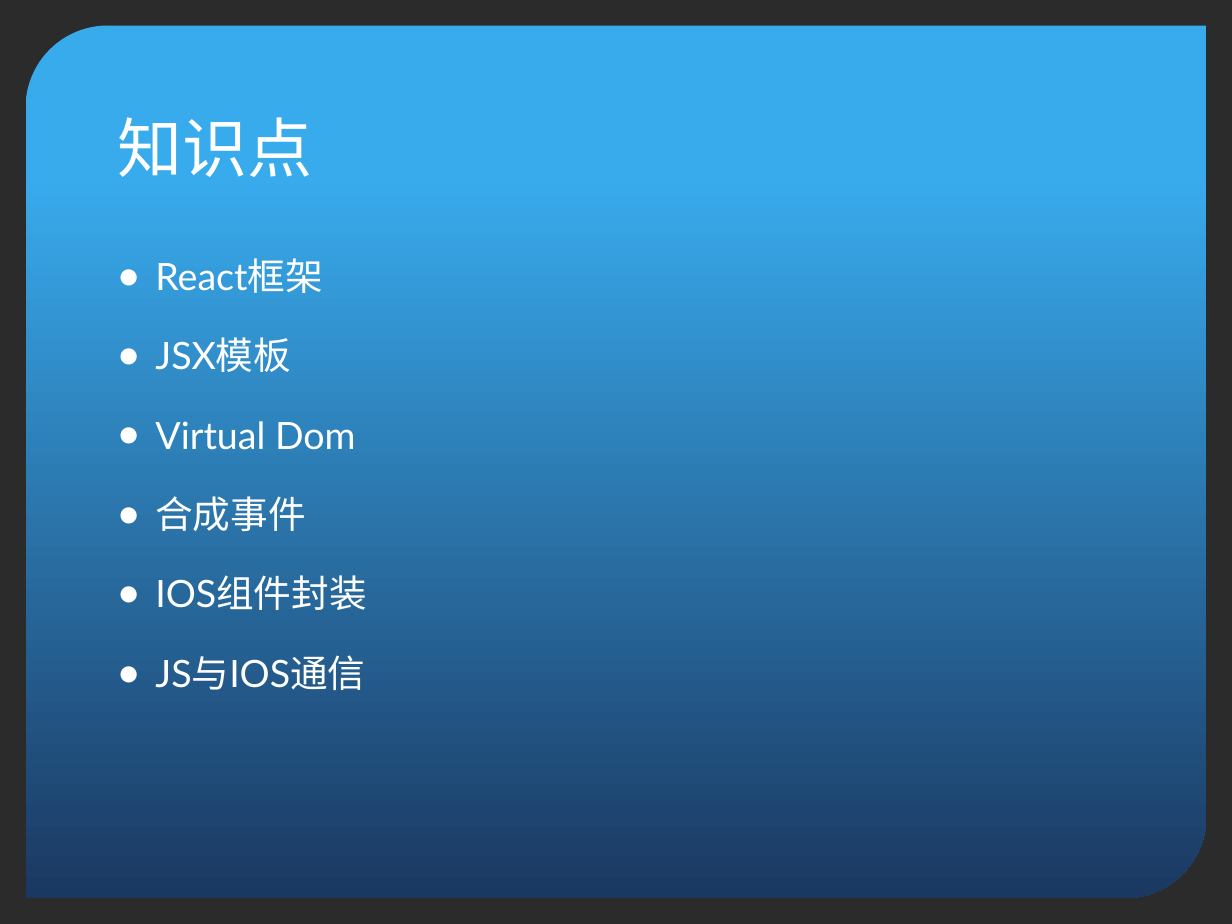
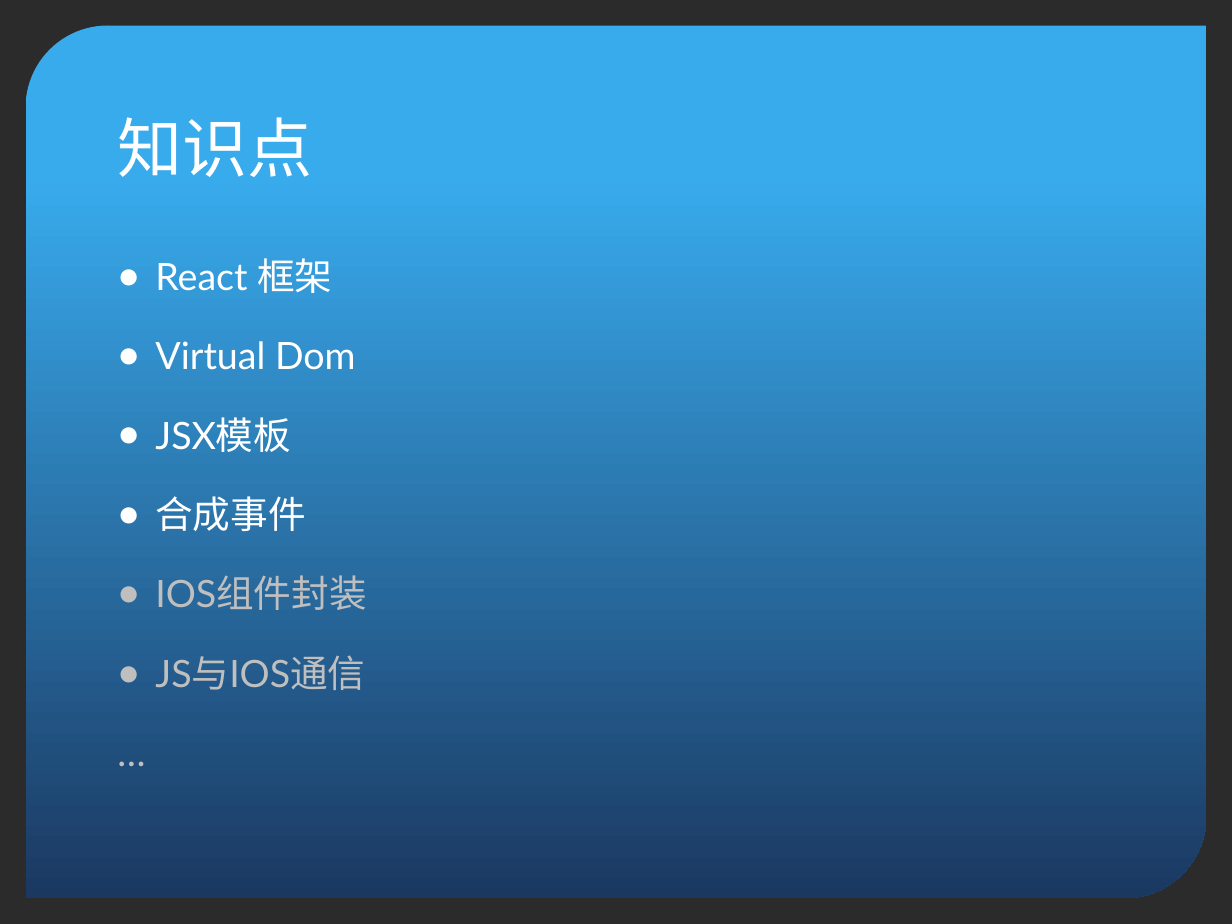
Before and after one commit to kimhou/reactPro, a slide deck: slide 4 of ppt/ReactNative初探.pptx. Drawn at 1232x924 pixels with LibreOffice and Linux fonts; fonts in the diff are those of the drawing; background and template pictures are left out; a plain dark background stands for a picture behind light text. Boxes give left, top, right and bottom in pixels: in the first picture for what was removed or moved away, otherwise in the second. Text is boxed around its words. In the diff, an @@ line names an element or a change of style, - is before the commit and + after.

Commit message:
add ppt

```diff
--- a/ppt/ReactNative初探.pptx
+++ b/ppt/ReactNative初探.pptx
@@ text at [155, 258, 366, 690]: paragraph added @@
+…
@@ text at [155, 258, 356, 370]: text changed @@
-● React框架
+● React 框架
+● Virtual Dom
@@ text at [155, 421, 356, 450]: paragraph removed @@
-● Virtual Dom
@@ text at [155, 575, 366, 690]: text colour #FFFFFF to #BFBFBF in "IOS组件封装", "JS与IOS通信" @@
```
Also in this commit, not shown: 3 other slides changed, 1 slide added, 1 slide removed, 36 other files.
